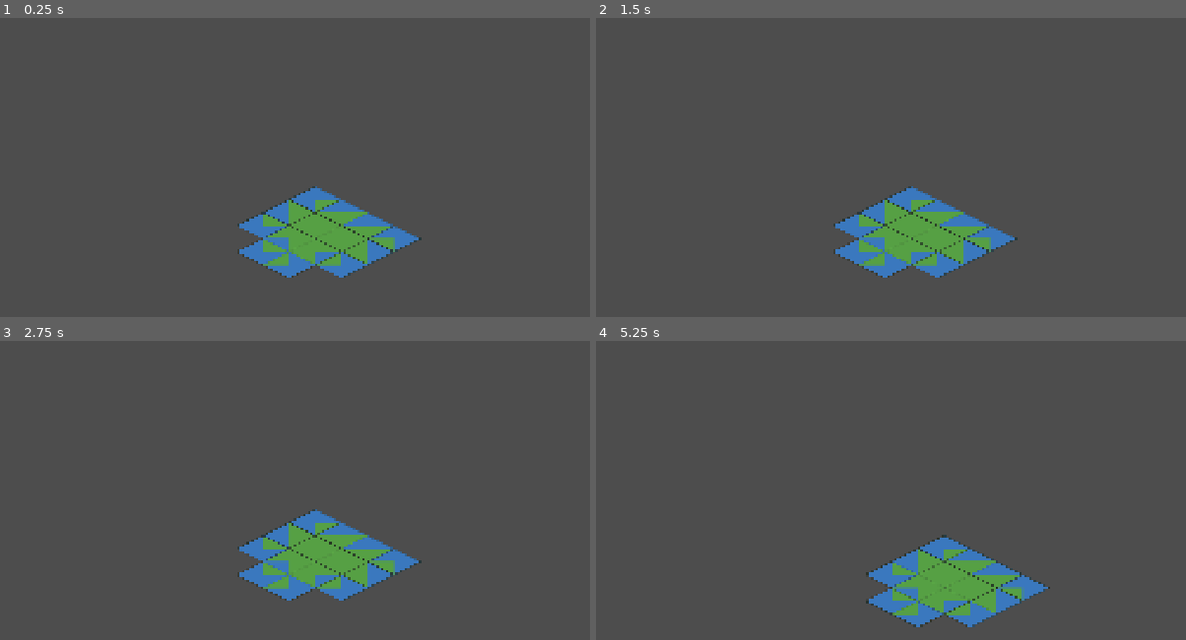
Above: before the commit, frames 1-4 (two rows, left to right).
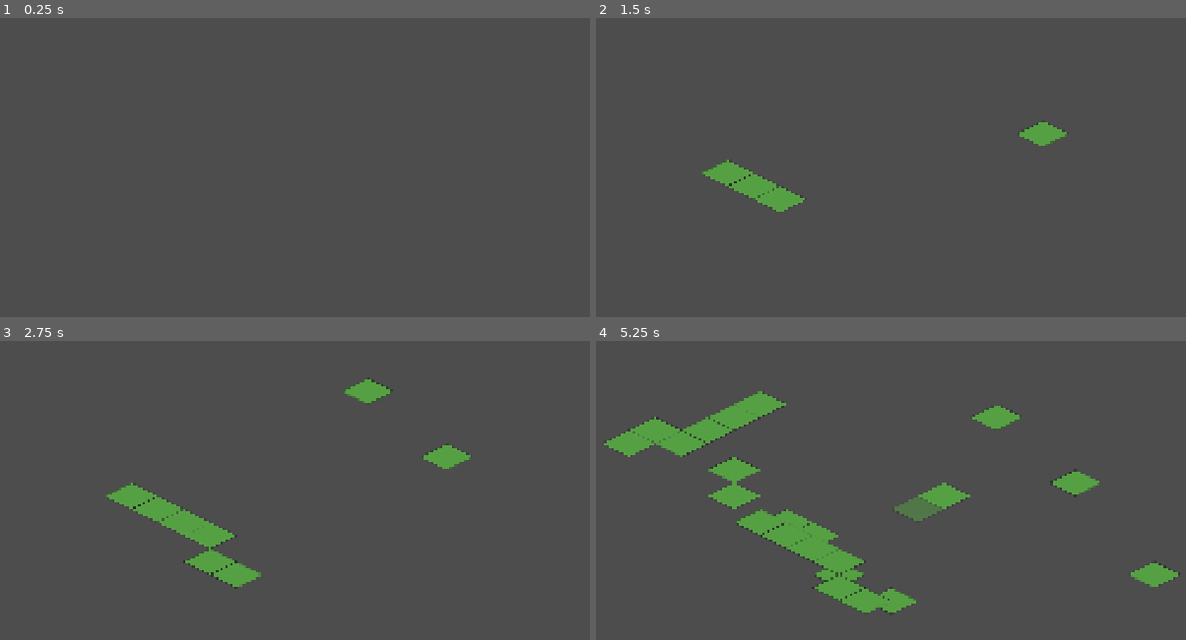
Above: after the commit, the same moments.

Repository: saman-mb/crusade-rts
Game: Godot game, scene res://src/nodes/map_system.tscn
Two runs of this game, one before a commit and one after it. Both use one fixed random seed, a clock stepped at 60 frames per second and the inputs below.
Inputs (mouse positions are in pixels of both pictures, inside the frame that each line leads up to):
- Up to frame 1 (0.25 s): no input
- Up to frame 2 (1.5 s): tap Enter at 0.5 s; move the mouse to (1056, 137) at 0.52 s; tap 1 at 0.6 s; click (1056, 137) at 0.67 s; tap 2 at 0.8 s; tap Space at 1.25 s; drag from (725, 182) to (843, 248) at 1.27 s
- Up to frame 3 (2.75 s): tap Enter at 2 s; move the mouse to (365, 385) at 2.02 s; tap 3 at 2.1 s; click (365, 385) at 2.17 s; tap 1 at 2.3 s
- Up to frame 4 (5.25 s): tap Space at 2.75, 4.25 s; drag from (843, 571) to (649, 415) at 2.77 s; tap Enter at 3.5 s; move the mouse to (1121, 550) at 3.52 s; tap A (cam_left) at 3.6 s; click (1121, 550) at 3.67 s; tap 3 at 3.8 s; drag from (649, 415) to (767, 370) at 4.27 s; move the mouse to (926, 481) at 5.02 s; tap W (cam_up) at 5.1 s; click (926, 481) at 5.17 s

The runs differ from the first frame. In frame 1, 5.5% of the frame differs, in the area x 40-72%, y 56-87%; in frame 2, 7.1%; in frame 3, 8.6%; in frame 4, 13%, in the area x 1-99%, y 16-96%.

Commit message:
feat: in-game map editor core tooling — paint/erase/layer brush + hover preview (#4)
Add the interactive in-game map editor: a brush that paints and erases tiles
live on the active elevation layer, with a translucent hover-preview ghost and
elevation-tier switching. Built as the now-familiar split — all testable
decision logic in a pure headless-tested core, the unavoidable input/preview
wiring in a thin runtime node verified statically — so the real work is gated
by CI even though an interactive editor can't be driven headlessly.

Highlights:
- BrushCore (src/editor): pure, Node-free decision logic. resolve(mode, current,
  target) -> {action, source_id, atlas_coords}: PAINT writes (idempotent no-op on
  an identical cell), ERASE clears (no-op on empty). Emptiness keys off source_id
  == -1 ONLY (never 0 — source 0 is a valid source). clamp_level/cycle_level own
  active-tier selection + wrap-around. This is the sole place brush semantics live.
- MapEditor (src/editor): thin runtime Node2D (NOT @tool, so it stays inert during
  CI --import). Left-drag paints, right-drag erases, [ / ] cycle the active
  elevation and 1..3 jump to a tier. Screen->cell projection reuses
  IsoCoord.pick_cell_global — camera-safe (through any Camera2D transform) and
  edge-robust (sidesteps godot#89423). Translucent preview TileMapLayer at
  modulate.a=0.5 with an explicit LINEAR texture_filter (avoids the blurry-nearest
  ghost of godot#52332). Setup is deferred one step because a child readies before
  its parent MapSystem, so the map's @onready layers aren't populated at _ready.
- Two headless suites: test_brush_core (39 asserts — the full PAINT/ERASE/clamp/
  cycle matrix + the "-1 not 0" trap) and test_brush_core_tilemap (13 asserts)
  which drives BrushCore's decisions against REAL TileMapLayer nodes to lock the
  Godot 4.4 single-coords set_cell/erase_cell/get_cell_source_id signatures and
  prove per-layer isolation.
- map_system.gd: the Story #3 demo pond is removed; painting is now the editor's
  job. map_system.tscn instances MapEditor (map_system_path -> "..").
- README: in-game editor controls + the BrushCore/MapEditor split documented.

Direct-atlas painting per the issue spec; dual-grid autotile-aware painting and
update_internals() batching over changed_display_cells are a tracked follow-up.

Closes #4

Co-Authored-By: Claude Opus 4.8 (1M context) <noreply@anthropic.com>
Claude-Session: https://claude.ai/code/session_014TgneuodsWrThXKi75u9Nc

Diff:
--- /dev/null
+++ b/src/core/tests/test_brush_core.gd
@@ -0,0 +1,113 @@
+extends SceneTree
+## Pure-logic tests for BrushCore (no Node deps; drives only static decision funcs).
+## Self-contained SceneTree runner: godot --headless --script <this file>.
+## Guards the "empty is -1, never 0" pitfall and the PAINT/ERASE resolve matrix.
+
+var _pass: int = 0
+var _fail: int = 0
+
+func _initialize() -> void:
+	_test_is_empty()
+	_test_resolve_paint()
+	_test_resolve_erase()
+	_test_clamp_level()
+	_test_cycle_level()
+
+	print("PASS %d / FAIL %d" % [_pass, _fail])
+	quit(1 if _fail > 0 else 0)
+
+# --- helpers ---
+
+## Increments counters; prints only on failure so passing runs stay quiet.
+func _ok(cond: bool, msg: String) -> void:
+	if cond:
+		_pass += 1
+	else:
+		_fail += 1
+		print("FAIL: %s" % msg)
+
+## Exact int equality check with message.
+func _i_eq(a: int, b: int, msg: String) -> void:
+	_ok(a == b, "%s: expected %d got %d" % [msg, b, a])
+
+## Exact Vector2i equality check with message.
+func _v_eq(a: Vector2i, b: Vector2i, msg: String) -> void:
+	_ok(a == b, "%s: expected %s got %s" % [msg, b, a])
+
+# --- tests ---
+
+## is_empty() must key off -1 ONLY; source_id 0 is a valid, non-empty source.
+func _test_is_empty() -> void:
+	_ok(BrushCore.is_empty(-1) == true, "is_empty(-1) true")
+	_ok(BrushCore.is_empty(0) == false, "is_empty(0) false (0 is a valid source, NOT empty)")
+	_ok(BrushCore.is_empty(1) == false, "is_empty(1) false")
+	_ok(BrushCore.is_empty(5) == false, "is_empty(5) false")
+	_i_eq(BrushCore.EMPTY_SOURCE_ID, -1, "EMPTY_SOURCE_ID sentinel is -1")
+
+## PAINT: writes on empty/changed cells, no-ops only when source AND atlas match.
+func _test_resolve_paint() -> void:
+	var target_src := 2
+	var target_atlas := Vector2i(1, 3)
+
+	# PAINT onto an empty cell (current source -1) -> WRITE the target.
+	var on_empty := BrushCore.resolve(BrushCore.Mode.PAINT, -1, Vector2i(-1, -1), target_src, target_atlas)
+	_ok(on_empty["action"] == BrushCore.Action.WRITE, "PAINT on empty -> WRITE")
+	_i_eq(on_empty["source_id"], target_src, "PAINT on empty source_id == target")
+	_v_eq(on_empty["atlas_coords"], target_atlas, "PAINT on empty atlas == target")
+
+	# PAINT where current already == target (source AND atlas) -> idempotent NONE.
+	var same := BrushCore.resolve(BrushCore.Mode.PAINT, target_src, target_atlas, target_src, target_atlas)
+	_ok(same["action"] == BrushCore.Action.NONE, "PAINT identical -> NONE")
+	_i_eq(same["source_id"], target_src, "PAINT identical keeps source_id")
+	_v_eq(same["atlas_coords"], target_atlas, "PAINT identical keeps atlas")
+
+	# PAINT where source matches but atlas differs -> WRITE.
+	var atlas_diff := BrushCore.resolve(BrushCore.Mode.PAINT, target_src, Vector2i(0, 0), target_src, target_atlas)
+	_ok(atlas_diff["action"] == BrushCore.Action.WRITE, "PAINT same source diff atlas -> WRITE")
+	_i_eq(atlas_diff["source_id"], target_src, "PAINT atlas-diff source_id == target")
+	_v_eq(atlas_diff["atlas_coords"], target_atlas, "PAINT atlas-diff atlas == target")
+
+	# PAINT where atlas matches but source differs -> WRITE.
+	var src_diff := BrushCore.resolve(BrushCore.Mode.PAINT, 9, target_atlas, target_src, target_atlas)
+	_ok(src_diff["action"] == BrushCore.Action.WRITE, "PAINT diff source same atlas -> WRITE")
+	_i_eq(src_diff["source_id"], target_src, "PAINT source-diff source_id == target")
+	_v_eq(src_diff["atlas_coords"], target_atlas, "PAINT source-diff atlas == target")
+
+## ERASE: NONE on an already-empty cell; CLEAR to -1 on any filled cell (incl. source 0).
+func _test_resolve_erase() -> void:
+	# ERASE on empty (current -1) -> NONE.
+	var on_empty := BrushCore.resolve(BrushCore.Mode.ERASE, -1, Vector2i(-1, -1), 0, Vector2i(0, 0))
+	_ok(on_empty["action"] == BrushCore.Action.NONE, "ERASE on empty -> NONE")
+	_i_eq(on_empty["source_id"], BrushCore.EMPTY_SOURCE_ID, "ERASE on empty source_id == -1")
+
+	# ERASE on a cell filled with source 0 (the "never 0" trap) -> CLEAR.
+	var on_zero := BrushCore.resolve(BrushCore.Mode.ERASE, 0, Vector2i(1, 1), 0, Vector2i(0, 0))
+	_ok(on_zero["action"] == BrushCore.Action.CLEAR, "ERASE on source 0 -> CLEAR (0 is filled)")
+	_i_eq(on_zero["source_id"], BrushCore.EMPTY_SOURCE_ID, "ERASE on source 0 source_id == -1")
+	_v_eq(on_zero["atlas_coords"], Vector2i(-1, -1), "ERASE on source 0 atlas == (-1,-1)")
+
+	# ERASE on a cell filled with source 3 -> CLEAR.
+	var on_filled := BrushCore.resolve(BrushCore.Mode.ERASE, 3, Vector2i(2, 2), 0, Vector2i(0, 0))
+	_ok(on_filled["action"] == BrushCore.Action.CLEAR, "ERASE on source 3 -> CLEAR")
+	_i_eq(on_filled["source_id"], BrushCore.EMPTY_SOURCE_ID, "ERASE on source 3 source_id == -1")
+	_v_eq(on_filled["atlas_coords"], Vector2i(-1, -1), "ERASE on source 3 atlas == (-1,-1)")
+
+## clamp_level() pins into [0, count-1] and guards an empty set.
+func _test_clamp_level() -> void:
+	_i_eq(BrushCore.clamp_level(-1, 3), 0, "clamp below -> 0")
+	_i_eq(BrushCore.clamp_level(5, 3), 2, "clamp above -> count-1")
+	_i_eq(BrushCore.clamp_level(1, 3), 1, "clamp in-range -> unchanged")
+	_i_eq(BrushCore.clamp_level(0, 3), 0, "clamp at low bound -> 0")
+	_i_eq(BrushCore.clamp_level(2, 3), 2, "clamp at high bound -> count-1")
+	_i_eq(BrushCore.clamp_level(4, 0), 0, "clamp count<=0 -> 0")
+	_i_eq(BrushCore.clamp_level(4, -2), 0, "clamp count negative -> 0")
+
+## cycle_level() wraps within [0, count) in both directions and guards an empty set.
+func _test_cycle_level() -> void:
+	_i_eq(BrushCore.cycle_level(0, 1, 3), 1, "cycle +1 within range")
+	_i_eq(BrushCore.cycle_level(2, 1, 3), 0, "cycle +1 wraps up to 0")
+	_i_eq(BrushCore.cycle_level(0, -1, 3), 2, "cycle -1 wraps down to count-1")
+	_i_eq(BrushCore.cycle_level(1, 3, 3), 1, "cycle +count returns same index")
+	_i_eq(BrushCore.cycle_level(1, 0, 3), 1, "cycle +0 unchanged")
+	_i_eq(BrushCore.cycle_level(0, 1, 0), 0, "cycle count<=0 -> 0")
+	_i_eq(BrushCore.cycle_level(2, -1, -5), 0, "cycle count negative -> 0")
--- /dev/null
+++ b/src/core/tests/test_brush_core_tilemap.gd
@@ -0,0 +1,143 @@
+extends SceneTree
+## Runtime tests that drive BrushCore against REAL Godot 4.4 TileMapLayer nodes.
+## Requires a Godot 4.4 runtime; authored + statically checked now, executed once a
+## binary is available: godot --headless --script <this file>. Each assertion runs a
+## resolve() -> apply cycle, proving BrushCore's decisions map onto the live TileSet
+## API (set_cell / erase_cell / get_cell_source_id / get_cell_atlas_coords).
+##
+## Godot 4.4 signatures (NO leading layer arg -- 4.4 dropped it):
+##   set_cell(coords, source_id := -1, atlas_coords := Vector2i(-1,-1), alternative := 0)
+##   erase_cell(coords); get_cell_source_id(coords); get_cell_atlas_coords(coords).
+
+var _pass: int = 0
+var _fail: int = 0
+
+func _initialize() -> void:
+	var ts := _build_tileset()
+	var source_id := ts.get_source_id(0)
+	var atlas := Vector2i(0, 0)  ## tile (0,0) is created on the source below, so it is a valid cell.
+
+	var layer_a := TileMapLayer.new()
+	layer_a.tile_set = ts
+	root.add_child(layer_a)
+
+	var layer_b := TileMapLayer.new()
+	layer_b.tile_set = ts
+	root.add_child(layer_b)
+
+	_test_unpainted(layer_a)
+	_test_paint_cycle(layer_a, source_id, atlas)
+	_test_clear_cycle(layer_a, source_id, atlas)
+	_test_set_cell_minus_one(layer_a, source_id, atlas)
+	_test_layer_isolation(layer_a, layer_b, source_id, atlas)
+
+	# Clean up the live nodes before exiting.
+	layer_a.queue_free()
+	layer_b.queue_free()
+
+	print("PASS %d / FAIL %d" % [_pass, _fail])
+	quit(1 if _fail > 0 else 0)
+
+# --- helpers ---
+
+## Increments counters; prints only on failure so passing runs stay quiet.
+func _ok(cond: bool, msg: String) -> void:
+	if cond:
+		_pass += 1
+	else:
+		_fail += 1
+		print("FAIL: %s" % msg)
+
+## Exact int equality check with message.
+func _i_eq(a: int, b: int, msg: String) -> void:
+	_ok(a == b, "%s: expected %d got %d" % [msg, b, a])
+
+## Exact Vector2i equality check with message.
+func _v_eq(a: Vector2i, b: Vector2i, msg: String) -> void:
+	_ok(a == b, "%s: expected %s got %s" % [msg, b, a])
+
+## Builds a minimal isometric DIAMOND_DOWN TileSet with a single atlas source whose
+## tile (0,0) exists, so set_cell has a valid source_id + atlas coord. Backed by an
+## in-memory ImageTexture (no GPU/atlas file dependency), mirroring the headless
+## TileSet construction in test_iso_coord_tilemap.gd + TileSetBuilder.
+func _build_tileset() -> TileSet:
+	var ts := TileSet.new()
+	ts.tile_shape = TileSet.TILE_SHAPE_ISOMETRIC
+	ts.tile_layout = TileSet.TILE_LAYOUT_DIAMOND_DOWN
+	ts.tile_size = MapConstants.TILE_SIZE
+
+	var img := Image.create(
+		TileSetConstants.REGION_SIZE.x, TileSetConstants.REGION_SIZE.y, false, Image.FORMAT_RGBA8)
+	var tex := ImageTexture.create_from_image(img)
+
+	var src := TileSetAtlasSource.new()
+	src.texture = tex
+	src.texture_region_size = TileSetConstants.REGION_SIZE
+	ts.add_source(src)
+	src.create_tile(Vector2i(0, 0))
+
+	return ts
+
+# --- tests ---
+
+## A never-touched cell reports the empty sentinel (-1) through the real API.
+func _test_unpainted(layer: TileMapLayer) -> void:
+	_i_eq(layer.get_cell_source_id(Vector2i(2, 2)), -1, "unpainted cell source_id == -1")
+
+## resolve(PAINT) -> set_cell writes the tile; a second resolve on the now-identical
+## cell is an idempotent NONE.
+func _test_paint_cycle(layer: TileMapLayer, source_id: int, atlas: Vector2i) -> void:
+	var cell := Vector2i(2, 2)
+
+	var r := BrushCore.resolve(
+		BrushCore.Mode.PAINT,
+		layer.get_cell_source_id(cell), layer.get_cell_atlas_coords(cell),
+		source_id, atlas)
+	_ok(r["action"] == BrushCore.Action.WRITE, "PAINT unpainted cell -> WRITE")
+	layer.set_cell(cell, r["source_id"], r["atlas_coords"])
+	layer.update_internals()
+	_i_eq(layer.get_cell_source_id(cell), source_id, "painted cell source_id == source_id")
+	_v_eq(layer.get_cell_atlas_coords(cell), atlas, "painted cell atlas == atlas")
+
+	# Resolve again with the cell now equal to the target -> idempotent NONE.
+	var again := BrushCore.resolve(
+		BrushCore.Mode.PAINT,
+		layer.get_cell_source_id(cell), layer.get_cell_atlas_coords(cell),
+		source_id, atlas)
+	_ok(again["action"] == BrushCore.Action.NONE, "idempotent PAINT on identical cell -> NONE")
+
+## resolve(ERASE) -> erase_cell clears a painted cell back to the -1 sentinel.
+func _test_clear_cycle(layer: TileMapLayer, source_id: int, atlas: Vector2i) -> void:
+	var cell := Vector2i(3, 3)
+	layer.set_cell(cell, source_id, atlas)
+	layer.update_internals()
+	_i_eq(layer.get_cell_source_id(cell), source_id, "pre-clear cell is painted")
+
+	var r := BrushCore.resolve(
+		BrushCore.Mode.ERASE,
+		layer.get_cell_source_id(cell), layer.get_cell_atlas_coords(cell),
+		source_id, atlas)
+	_ok(r["action"] == BrushCore.Action.CLEAR, "ERASE painted cell -> CLEAR")
+	_i_eq(r["source_id"], BrushCore.EMPTY_SOURCE_ID, "ERASE result source_id == -1")
+	layer.erase_cell(cell)
+	layer.update_internals()
+	_i_eq(layer.get_cell_source_id(cell), -1, "erased cell source_id == -1")
+
+## The set_cell(cell, -1) form clears a cell -- proves the -1 sentinel clear path.
+func _test_set_cell_minus_one(layer: TileMapLayer, source_id: int, atlas: Vector2i) -> void:
+	var cell := Vector2i(5, 5)
+	layer.set_cell(cell, source_id, atlas)
+	layer.update_internals()
+	_i_eq(layer.get_cell_source_id(cell), source_id, "pre-minus-one cell is painted")
+
+	layer.set_cell(cell, -1)
+	layer.update_internals()
+	_i_eq(layer.get_cell_source_id(cell), -1, "set_cell(cell, -1) clears -> source_id == -1")
+
+## Painting one layer must not bleed into a sibling layer sharing the same TileSet.
+func _test_layer_isolation(layer_a: TileMapLayer, layer_b: TileMapLayer, source_id: int, atlas: Vector2i) -> void:
+	var cell := Vector2i(4, 4)
+	layer_a.set_cell(cell, source_id, atlas)
+	layer_a.update_internals()
+	_i_eq(layer_a.get_cell_source_id(cell), source_id, "layer_a (4,4) painted")
+	_i_eq(layer_b.get_cell_source_id(cell), -1, "layer_b (4,4) untouched == -1")
--- /dev/null
+++ b/src/editor/brush_core.gd
@@ -0,0 +1,43 @@
+class_name BrushCore
+extends RefCounted
+## Pure brush decision logic for the in-game map editor. The MapEditor node translates input into these calls and applies the result to a TileMapLayer; ALL testable brush behavior lives here.
+
+## Brush interaction mode: PAINT writes the target tile, ERASE clears the cell.
+enum Mode { PAINT, ERASE }
+
+## Decision emitted by resolve(): do NOTHING, WRITE the target tile, or CLEAR the cell.
+enum Action { NONE, WRITE, CLEAR }
+
+const EMPTY_SOURCE_ID := -1  ## Godot's "no tile" sentinel. NEVER test emptiness against 0 (source_id 0 is a valid source).
+
+## True when a cell has no tile. The ONLY place the -1 rule is encoded.
+static func is_empty(source_id: int) -> bool:
+	return source_id == EMPTY_SOURCE_ID
+
+## Decides what a brush stroke should do at one cell given its current contents
+## and the target tile. Returns { "action": Action, "source_id": int, "atlas_coords": Vector2i }.
+## PAINT is idempotent (repainting the identical tile is a NONE no-op); ERASE on an
+## already-empty cell is a NONE no-op. The `match` default returns a defensive NONE.
+static func resolve(mode: Mode, current_source_id: int, current_atlas: Vector2i, target_source_id: int, target_atlas: Vector2i) -> Dictionary:
+	match mode:
+		Mode.PAINT:
+			if current_source_id == target_source_id and current_atlas == target_atlas:
+				return { "action": Action.NONE, "source_id": current_source_id, "atlas_coords": current_atlas }
+			return { "action": Action.WRITE, "source_id": target_source_id, "atlas_coords": target_atlas }
+		Mode.ERASE:
+			if is_empty(current_source_id):
+				return { "action": Action.NONE, "source_id": EMPTY_SOURCE_ID, "atlas_coords": current_atlas }
+			return { "action": Action.CLEAR, "source_id": EMPTY_SOURCE_ID, "atlas_coords": Vector2i(-1, -1) }
+	return { "action": Action.NONE, "source_id": current_source_id, "atlas_coords": current_atlas }
+
+## Clamps a level index into [0, count-1]. Guards an empty set (count <= 0) by returning 0.
+static func clamp_level(level: int, count: int) -> int:
+	if count <= 0:
+		return 0
+	return clampi(level, 0, count - 1)
+
+## Cycles a level index by `delta`, wrapping within [0, count). Guards an empty set (count <= 0) by returning 0.
+static func cycle_level(level: int, delta: int, count: int) -> int:
+	if count <= 0:
+		return 0
+	return wrapi(level + delta, 0, count)
--- /dev/null
+++ b/src/editor/map_editor.gd
@@ -0,0 +1,177 @@
+extends Node2D
+## In-game brush editor: translates mouse input into `BrushCore` decisions that
+## are applied to the active elevation `TileMapLayer` of a `MapSystem`.
+##
+## All decision logic lives in the pure, Node-free `BrushCore` library; this node
+## only wires engine input (mouse buttons, motion, keys) and layer state to those
+## static calls and applies the returned action. Left-drag paints, right-drag
+## erases, `[`/`]` cycle the active elevation, and number keys jump to a tier.
+##
+## Screen->cell projection reuses `IsoCoord.pick_cell_global`, which is
+## camera-safe (works through any Camera2D transform via `to_local`) and
+## edge-robust: it picks the diamond whose center is nearest rather than relying
+## on `TileMapLayer.local_to_map`, sidestepping godot issue #89423.
+##
+## This is a RUNTIME editor (not `@tool`), so none of this executes during a
+## headless `--import` in CI.
+
+## Path to the MapSystem node whose elevation layers this editor paints.
+@export_group("Target")
+@export var map_system_path: NodePath
+## Optional terrain atlas texture; if null, `_ready` loads the committed default
+## at res://assets/tilesets/terrain_atlas.png.
+@export var terrain_atlas: Texture2D
+
+## The resolved MapSystem node. Left UNTYPED on purpose so its
+## `get_elevation_layer()` / `elevation_layers` API is duck-typed: MapSystem
+## carries no `class_name`, and a static `Node` type would make the 4.4 analyzer
+## reject those calls ("not found in base Node") and fail the whole script load.
+var _map_system
+## Active elevation tier index the brush writes to.
+var _active_level: int = 0
+## The TileMapLayer for `_active_level` (null when out of range / no map).
+var _active_layer: TileMapLayer
+## Atlas source id of the built terrain TileSet.
+var _source_id: int = -1
+## Default terrain atlas coord to paint: the fully-filled dual-grid mask (15)
+## cell Vector2i(3, 3), a real tile created by TileSetBuilder.
+var _atlas_coords: Vector2i = Vector2i(3, 3)
+## Translucent ghost layer that previews the cell under the cursor.
+@onready var _preview: TileMapLayer = $Preview
+## Cell currently holding the preview tile.
+var _preview_cell: Vector2i = Vector2i(0, 0)
+## True when `_preview` currently holds a ghost tile to be cleared.
+var _has_preview: bool = false
+## True while a left-mouse paint drag is active.
+var _painting: bool = false
+## True while a right-mouse erase drag is active.
+var _erasing: bool = false
+
+
+func _ready() -> void:
+	# Defer binding by one step: our parent MapSystem fills its @onready
+	# `elevation_layers` only when ITS `_ready` runs, and because children are
+	# readied BEFORE their parent, that happens after this node's `_ready`.
+	# A deferred call runs after the whole tree has finished readying, so the
+	# map's layers are populated by the time we query them.
+	_setup.call_deferred()
+
+
+func _setup() -> void:
+	_map_system = get_node_or_null(map_system_path)
+	if _map_system == null:
+		push_warning("map_editor: map_system_path unresolved; editor is inert.")
+		return
+
+	var tex := (terrain_atlas if terrain_atlas != null else load("res://assets/tilesets/terrain_atlas.png")) as Texture2D
+	if tex == null:
+		push_warning("map_editor: terrain_atlas.png not found; editor is inert.")
+		return
+
+	# Build the TileSet once and share it across every elevation layer that lacks
+	# one plus the preview layer, so all paint/ghost cells resolve identically.
+	var ts := TileSetBuilder.build_terrain_tileset(tex)
+	for i in _layer_count():
+		var layer := _map_system.get_elevation_layer(i) as TileMapLayer
+		if layer != null and layer.tile_set == null:
+			layer.tile_set = ts
+	_preview.tile_set = ts
+
+	_source_id = ts.get_source_id(0)
+
+	# Translucent ghost; explicit LINEAR filter matches the HD art and avoids the
+	# blurry-nearest ghost artefact of godot issue #52332.
+	_preview.modulate = Color(1, 1, 1, 0.5)
+	_preview.texture_filter = CanvasItem.TEXTURE_FILTER_LINEAR
+
+	_set_active_level(0)
+
+
+## Selects the active elevation tier (clamped to the available layers), rebinds
+## the active layer, and lifts the preview to that tier's elevation offset.
+func _set_active_level(level: int) -> void:
+	_active_level = BrushCore.clamp_level(level, _layer_count())
+	_active_layer = _map_system.get_elevation_layer(_active_level) as TileMapLayer
+	_preview.position = MapConstants.elevation_offset(_active_level)
+	if _active_layer == null:
+		return
+
+
+## Counts the contiguous non-null elevation layers from level 0 (probe capped).
+func _layer_count() -> int:
+	var count := 0
+	for i in range(16):
+		if _map_system.get_elevation_layer(i) == null:
+			break
+		count += 1
+	return count
+
+
+func _unhandled_input(event: InputEvent) -> void:
+	if event is InputEventMouseButton:
+		var button := event as InputEventMouseButton
+		match button.button_index:
+			MOUSE_BUTTON_LEFT:
+				_painting = button.pressed
+				if button.pressed:
+					_apply_at_mouse(BrushCore.Mode.PAINT)
+			MOUSE_BUTTON_RIGHT:
+				_erasing = button.pressed
+				if button.pressed:
+					_apply_at_mouse(BrushCore.Mode.ERASE)
+	elif event is InputEventMouseMotion:
+		_update_preview()
+		if _painting:
+			_apply_at_mouse(BrushCore.Mode.PAINT)
+		elif _erasing:
+			_apply_at_mouse(BrushCore.Mode.ERASE)
+	elif event is InputEventKey:
+		var key := event as InputEventKey
+		if key.pressed and not key.echo:
+			match key.keycode:
+				KEY_BRACKETLEFT:
+					_set_active_level(BrushCore.cycle_level(_active_level, -1, _layer_count()))
+				KEY_BRACKETRIGHT:
+					_set_active_level(BrushCore.cycle_level(_active_level, 1, _layer_count()))
+				KEY_1, KEY_2, KEY_3:
+					var target := key.keycode - KEY_1
+					if target < _layer_count():
+						_set_active_level(target)
+
+
+## Projects the mouse to a cell and applies the pure BrushCore decision to the
+## active layer. No-op through UI, without an active layer, or on Action.NONE.
+func _apply_at_mouse(mode: BrushCore.Mode) -> void:
+	if _active_layer == null or get_viewport().gui_get_hovered_control() != null:
+		return
+	var cell := IsoCoord.pick_cell_global(_active_layer, get_global_mouse_position())
+	var cur_src := _active_layer.get_cell_source_id(cell)
+	var cur_atlas := _active_layer.get_cell_atlas_coords(cell)
+	var r := BrushCore.resolve(mode, cur_src, cur_atlas, _source_id, _atlas_coords)
+	match r["action"]:
+		BrushCore.Action.WRITE:
+			_active_layer.set_cell(cell, r["source_id"], r["atlas_coords"])
+		BrushCore.Action.CLEAR:
+			_active_layer.erase_cell(cell)
+		BrushCore.Action.NONE:
+			pass
+	# NOTE: nav/physics consumers would want a single batched `update_internals()`
+	# after a paint stroke ends; per-cell drag painting does not need it here.
+
+
+## Moves the translucent ghost to the cell under the cursor, clearing it when the
+## cursor is over UI or there is no active layer, and skipping redundant churn.
+func _update_preview() -> void:
+	if _active_layer == null or get_viewport().gui_get_hovered_control() != null:
+		if _has_preview:
+			_preview.erase_cell(_preview_cell)
+			_has_preview = false
+		return
+	var cell := IsoCoord.pick_cell_global(_active_layer, get_global_mouse_position())
+	if _has_preview and cell == _preview_cell:
+		return
+	if _has_preview:
+		_preview.erase_cell(_preview_cell)
+	_preview.set_cell(cell, _source_id, _atlas_coords)
+	_preview_cell = cell
+	_has_preview = true
--- /dev/null
+++ b/src/editor/map_editor.tscn
@@ -0,0 +1,11 @@
+[gd_scene load_steps=2 format=3 uid="uid://crusademapedit01"]
+
+[ext_resource type="Script" path="res://src/editor/map_editor.gd" id="1_mapedit"]
+
+[node name="MapEditor" type="Node2D"]
+script = ExtResource("1_mapedit")
+
+[node name="Preview" type="TileMapLayer" parent="."]
+modulate = Color(1, 1, 1, 0.5)
+texture_filter = 2
+y_sort_enabled = true
--- a/src/nodes/map_system.gd
+++ b/src/nodes/map_system.gd
@@ -1,7 +1,9 @@
 @tool
 extends Node2D
 ## Root of the stackable isometric map. Holds one TileMapLayer per elevation
-## tier plus an Objects layer. TileSets are assigned later (Story #3).
+## tier plus an Objects layer. Runtime tile painting and the terrain TileSet are
+## now driven by the MapEditor node (Story #4); this node owns the layer stack
+## and elevation offsets.
 ## The per-layer elevation offset is DERIVED from MapConstants so that
 ## ELEVATION_STEP_PX remains the single source of truth (the scene literals
 ## are just cached defaults; this script re-derives and auto-corrects them,
@@ -16,7 +18,6 @@
 
 func _ready() -> void:
 	_apply_elevation_offsets()
-	_demo_paint_pond()
 
 ## Positions each elevation layer from MapConstants and sets a matching
 ## y_sort_origin so the layer sorts at its true (unlifted) world depth.
@@ -35,41 +36,3 @@
 	if level < 0 or level >= elevation_layers.size():
 		return null
 	return elevation_layers[level]
-
-## DEMO / PLACEHOLDER (Story #3): proves the whole TileSet + dual-grid stack end
-## to end by building the terrain TileSet from the committed atlas and painting a
-## small autotiled pond onto Elevation0. Remove once the real editor (Story #4)
-## drives painting. Runtime-only: guarded out of the @tool editor path and any
-## headless CI import so it writes nothing there and never crashes on a missing
-## asset. Additive -- does not touch existing map_system behaviour.
-func _demo_paint_pond() -> void:
-	if Engine.is_editor_hint():
-		return
-	var tex := load("res://assets/tilesets/terrain_atlas.png")
-	if tex == null:
-		push_warning("map_system demo: terrain_atlas.png not found; skipping pond.")
-		return
-	var ts := TileSetBuilder.build_terrain_tileset(tex)
-	var layer := elevation_layers[0]
-	layer.tile_set = ts
-	var source_id := ts.get_source_id(0)
-
-	# "Pond": a handful of filled logical cells. The dual-grid autotiler reads
-	# these to pick clean-edged atlas tiles for the surrounding display cells.
-	var pond_cells := {
-		Vector2i(1, 1): true, Vector2i(2, 1): true, Vector2i(3, 1): true,
-		Vector2i(1, 2): true, Vector2i(2, 2): true, Vector2i(3, 2): true,
-		Vector2i(2, 3): true,
-	}
-	var is_filled := func(c: Vector2i) -> bool:
-		return pond_cells.has(c)
-
-	# Iterate the display cells straddling the pond (one ring wider than the
-	# filled region so the outer edge tiles resolve), skipping the empty sentinel.
-	for dy in range(1, 5):
-		for dx in range(1, 5):
-			var dcell := Vector2i(dx, dy)
-			var atlas_coord := DualGrid.tile_for_display(dcell, is_filled)
-			if atlas_coord == DualGrid.SENTINEL:
-				continue
-			layer.set_cell(dcell, source_id, atlas_coord)
--- a/src/nodes/map_system.tscn
+++ b/src/nodes/map_system.tscn
@@ -1,7 +1,8 @@
-[gd_scene load_steps=3 format=3 uid="uid://crusademapsys01"]
+[gd_scene load_steps=4 format=3 uid="uid://crusademapsys01"]
 
 [ext_resource type="Script" path="res://src/nodes/map_system.gd" id="1_mapsys"]
 [ext_resource type="PackedScene" uid="uid://crusadertscam01" path="res://src/nodes/rts_camera.tscn" id="2_rtscam"]
+[ext_resource type="PackedScene" uid="uid://crusademapedit01" path="res://src/editor/map_editor.tscn" id="3_mapedit"]
 
 [node name="MapSystem" type="Node2D"]
 y_sort_enabled = true
@@ -24,3 +25,6 @@
 y_sort_enabled = true
 
 [node name="Camera" parent="." instance=ExtResource("2_rtscam")]
+
+[node name="MapEditor" parent="." instance=ExtResource("3_mapedit")]
+map_system_path = NodePath("..")
